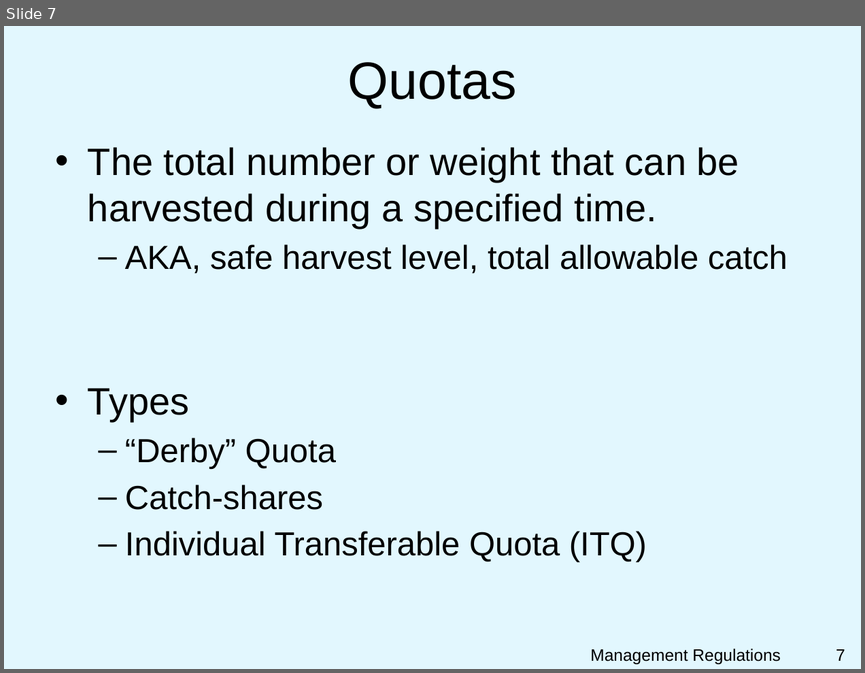
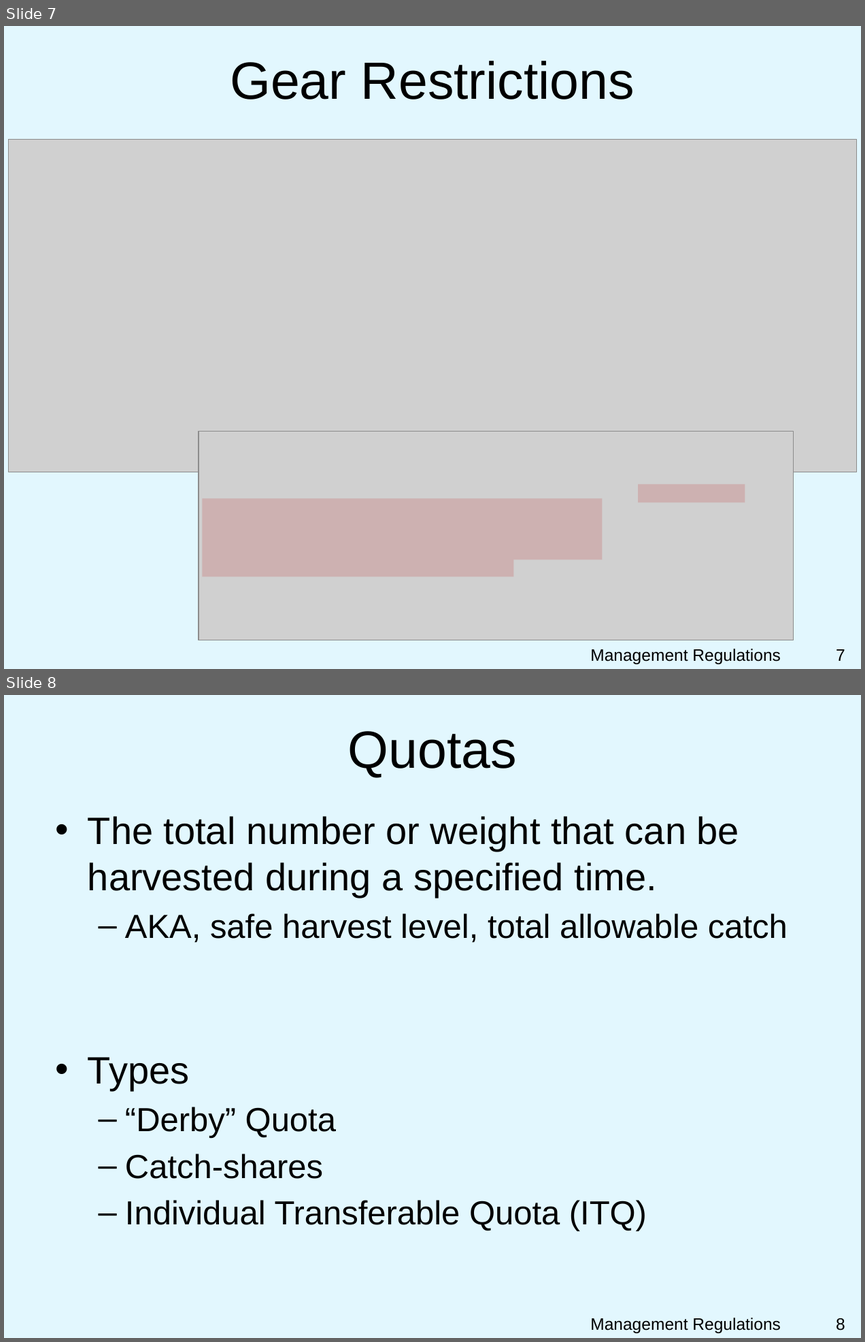
Before and after one commit to droglenc/NCNRS349, a slide deck: modules/MgmntTools/PPT.pptx. Shown one above the other, each under a label of ours: slide 7 before the commit, slides 7 and 8 after it. The pictures are 865x673 and 865x1342 pixels, drawn with LibreOffice and Linux fonts; fonts in the diff are those of the drawing; grey boxes stand for pictures; background and template pictures are left out. Boxes give left, top, right and bottom in pixels: in the first picture for what was removed or moved away, otherwise in the second. Text is boxed around its words. In the diff, an @@ line names an element or a change of style, - is before the commit and + after.

```diff
--- a/modules/MgmntTools/PPT.pptx
+++ b/modules/MgmntTools/PPT.pptx
@@ slide 7 added at box(4, 26, 861, 669), background picture (left out) @@
@@ title added at box(230, 61, 634, 99), 44 pt, text #000000 @@
+Gear Restrictions
@@ picture added at box(8, 139, 857, 472) @@
@@ group added at box(198, 431, 793, 640): 3 rectangles, 1 picture @@
@@ text added at box(590, 648, 781, 664), 14 pt, text #000000 @@
+Management Regulations
@@ page number added at box(836, 649, 845, 660), 14 pt, text #000000 @@
+7
@@ what was slide 7 is now slide 8 @@
@@ page number at box(836, 1318, 845, 1330): text changed @@
-7
+8
```
Also in this commit, not shown: 2 other files.
